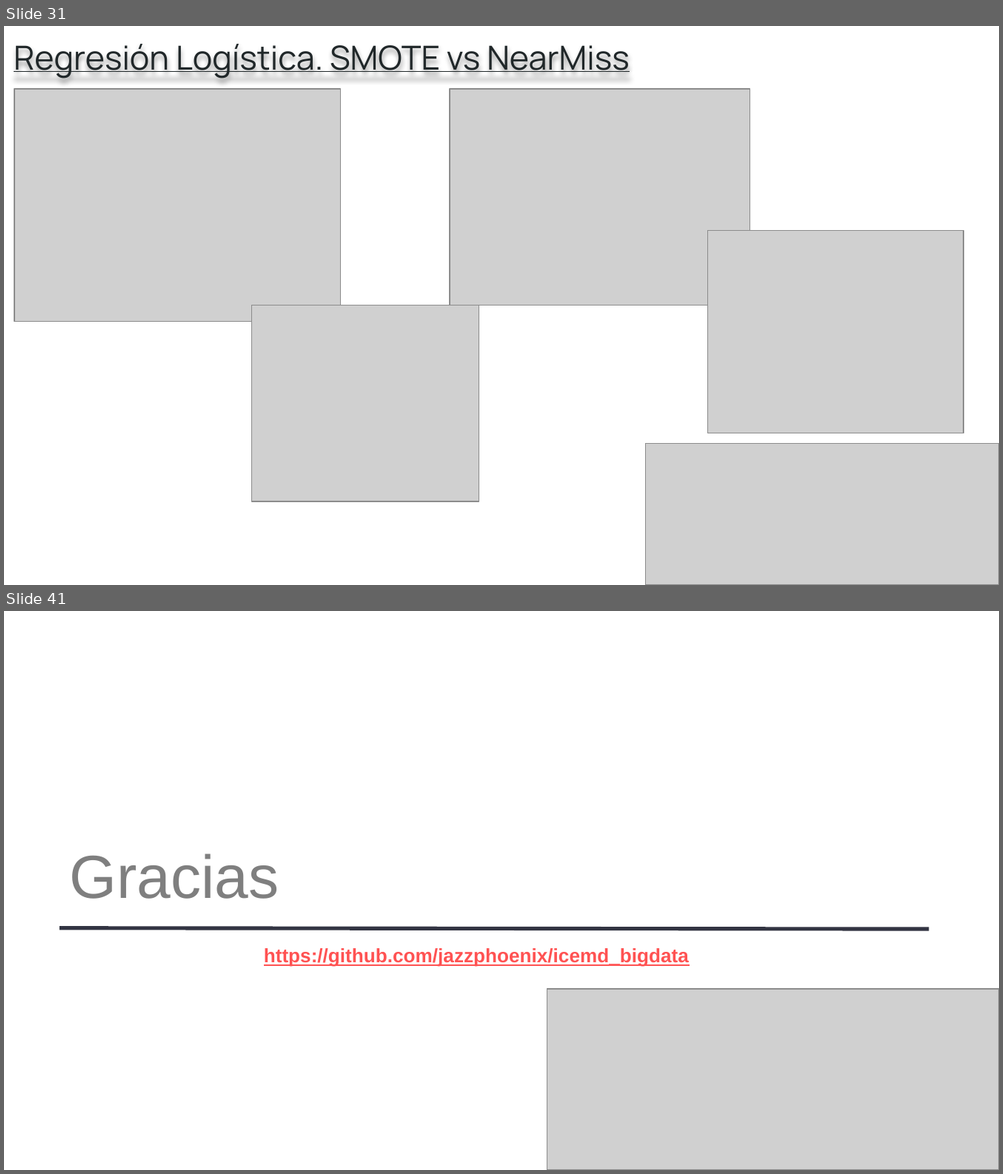
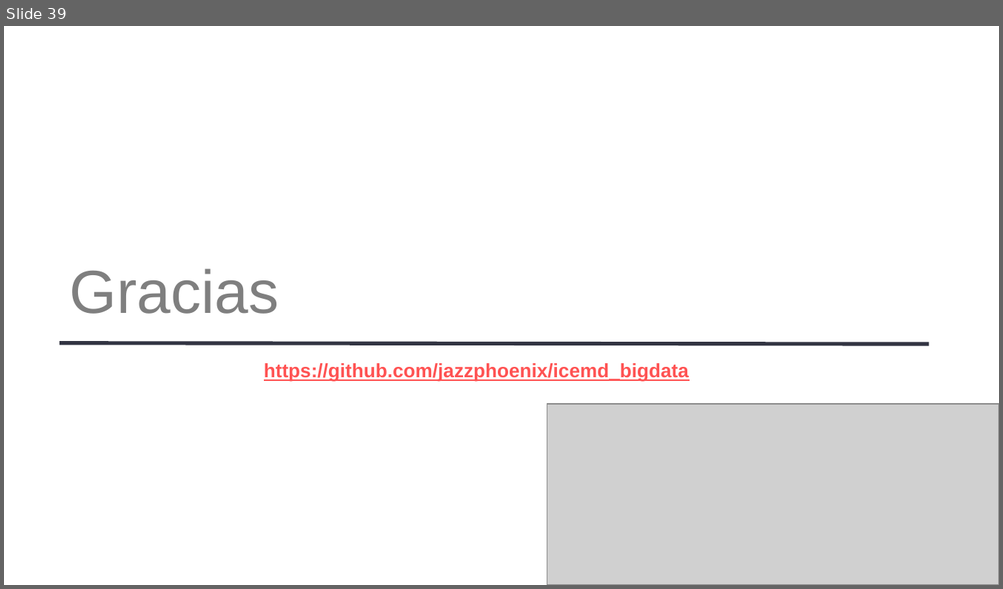
Before and after one commit to jazzphoenix/icemd_bigdata, a slide deck: presentation/Modulo 5_99905.pptx. Shown one above the other, each under a label of ours: slides 31 and 41 before the commit, slide 39 after it; the slides between them are not shown. The pictures are 1003x1174 and 1003x589 pixels, drawn with LibreOffice and Linux fonts; fonts in the diff are those of the drawing; grey boxes stand for pictures. Boxes give left, top, right and bottom in pixels: in the first picture for what was removed or moved away, otherwise in the second. Text is boxed around its words. In the diff, an @@ line names an element or a change of style, - is before the commit and + after.

```diff
--- a/presentation/Modulo 5_99905.pptx
+++ b/presentation/Modulo 5_99905.pptx
@@ slide 31 removed at [4,26,999,585], background #FFFFFF @@
@@ text removed at [14,44,629,78] @@
-Regresión Logística. SMOTE vs NearMiss
@@ picture removed at [14,89,340,321] @@
@@ picture removed at [449,89,750,304] @@
@@ picture removed at [707,231,963,434] @@
@@ picture removed at [252,306,479,503] @@
@@ picture removed at [646,443,999,585] @@
@@ what was slide 41 is now slide 39 @@
```
Also in this commit, not shown: 27 slides changed, 9 slides added, 10 other slides removed, 5 other files.
